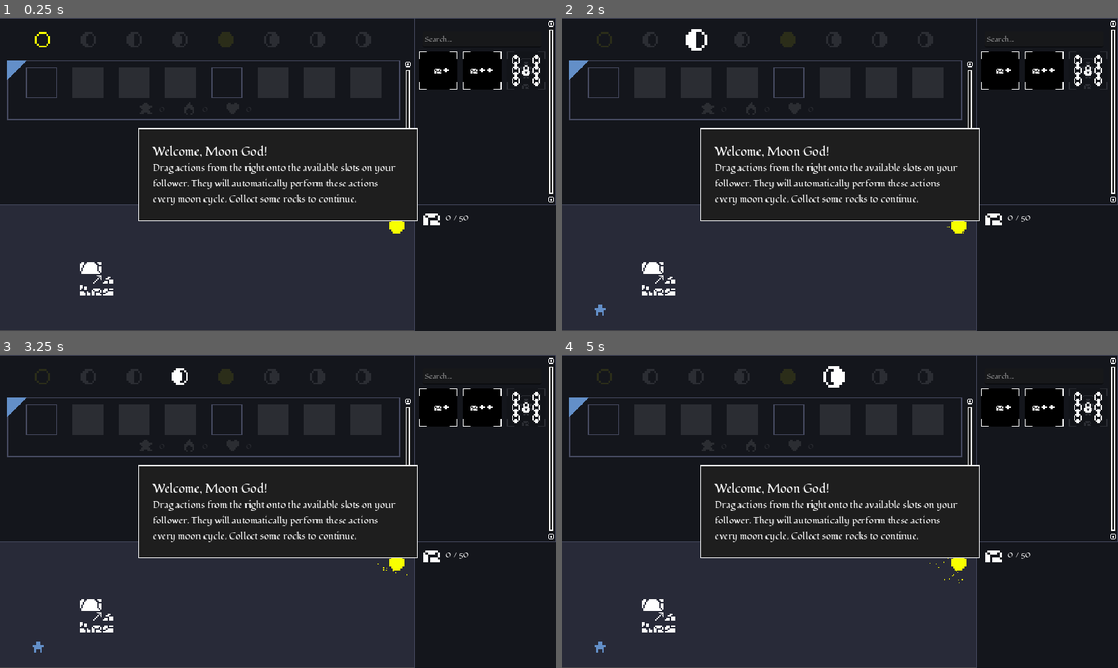
Above: before the commit, frames 1-4 (two rows, left to right).
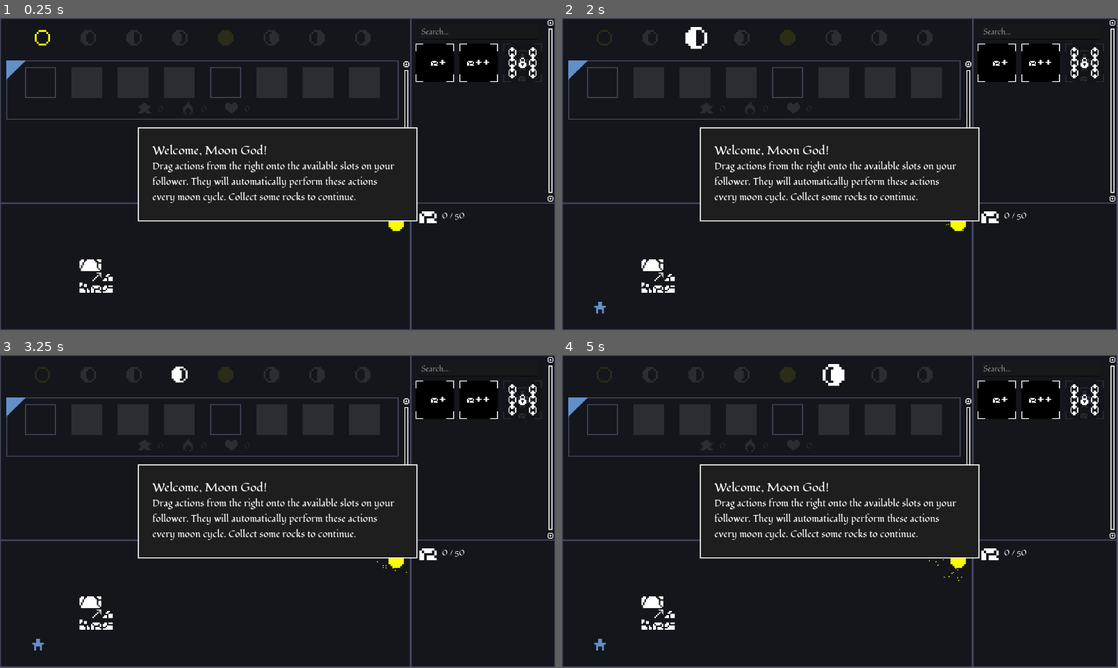
Above: after the commit, the same moments.

Repository: BoscoPubVoi/IdleSpel
Game: Godot game, scene res://main.tscn
Two runs of this game, one before a commit and one after it. Both use one fixed random seed, a clock stepped at 60 frames per second and the inputs below.
Inputs (mouse positions are in pixels of both pictures, inside the frame that each line leads up to):
- Up to frame 1 (0.25 s): no input
- Up to frame 2 (2 s): tap Enter at 0.5 s; move the mouse to (962, 158) at 0.52 s; click (962, 158) at 0.67 s; drag from (728, 190) to (812, 237) at 1.27 s
- Up to frame 3 (3.25 s): move the mouse to (333, 442) at 2.02 s; click (333, 442) at 2.17 s; tap Space at 2.75 s; drag from (250, 574) to (111, 464) at 2.77 s
- Up to frame 4 (5 s): move the mouse to (1006, 558) at 3.52 s; click (1006, 558) at 3.67 s; drag from (673, 464) to (756, 433) at 4.27 s
In our replay, the window is 800x450 before the commit and 799x449 after it. These sizes can differ from the game's own. Grey fills any space a smaller window leaves; there, only what the larger window draws over its background counts as a difference.

The runs differ from the first frame. In frame 1, 33% of the frame differs, in the area x 0-100%, y 0-100%; in frame 2, 33%; in frame 3, 33%; in frame 4, 33%.

Commit message:
Make the UI scale nicely

Diff:
--- a/main.gd
+++ b/main.gd
@@ -1,7 +1,7 @@
 extends Control
 
 @onready var MoonContainer = $AllActorsPanel/MoonCycleContainer
-@onready var Visualiser = $VisualiserPanel
+@onready var Visualiser = $Panel/HBoxContainer/VisualiserPanel
 
 @onready var secondaryActions = $ActionsPanel/ScrollContainer/Margin/WholeActionContainer/SecondaryActions
 @onready var tertiaryActions = $ActionsPanel/ScrollContainer/Margin/WholeActionContainer/TertiaryActions
--- a/main.tscn
+++ b/main.tscn
@@ -839,147 +839,164 @@
 anchor_bottom = 1.0
 grow_horizontal = 2
 grow_vertical = 2
+size_flags_horizontal = 3
+size_flags_vertical = 3
 theme = SubResource("Theme_ogi3r")
 script = ExtResource("1_crvfl")
 
-[node name="VisualiserPanel" parent="." instance=ExtResource("2_hip1u")]
-layout_mode = 0
-anchors_preset = 0
-anchor_top = 0.0
-anchor_bottom = 0.0
-offset_top = 388.0
-offset_bottom = 647.0
-grow_vertical = 1
-
-[node name="AllActorsPanel" type="Panel" parent="."]
-custom_minimum_size = Vector2(0, 256)
-layout_mode = 1
-anchors_preset = 10
-anchor_right = 1.0
-offset_left = -4.0
-offset_bottom = 388.0
-grow_horizontal = 2
-
-[node name="MoonCycleContainer" type="HBoxContainer" parent="AllActorsPanel" groups=["MoonContainer"]]
+[node name="Panel" type="Panel" parent="."]
 layout_mode = 1
 anchors_preset = -1
-anchor_left = 0.042
-anchor_top = 0.157
-anchor_right = 0.694
-anchor_bottom = 0.157
-offset_left = -0.384003
-offset_top = -31.916
-offset_right = 0.511963
-offset_bottom = 0.0839996
+anchor_top = 1.0
+anchor_right = 1.0
+anchor_bottom = 1.0
+offset_top = -264.0
+offset_right = -300.0
 grow_horizontal = 2
-grow_vertical = 0
-pivot_offset = Vector2(377, 42)
-theme_override_constants/separation = 63
-alignment = 1
-script = ExtResource("4_kw6eu")
-
-[node name="NewMoon" type="TextureRect" parent="AllActorsPanel/MoonCycleContainer"]
-layout_mode = 2
+grow_vertical = 2
 size_flags_horizontal = 4
-texture = ExtResource("7_epah6")
-
-[node name="WaningCrescent" parent="AllActorsPanel/MoonCycleContainer" instance=ExtResource("6_gfv6t")]
-layout_mode = 2
-
-[node name="ThirdQuarter" type="TextureRect" parent="AllActorsPanel/MoonCycleContainer"]
-layout_mode = 2
-texture = ExtResource("9_ql6pi")
-
-[node name="WaningGibbous" type="TextureRect" parent="AllActorsPanel/MoonCycleContainer"]
-layout_mode = 2
-texture = ExtResource("10_xq01v")
-
-[node name="FullMoon" type="TextureRect" parent="AllActorsPanel/MoonCycleContainer"]
-layout_mode = 2
-texture = ExtResource("3_gcbcu")
-expand_mode = 3
-stretch_mode = 2
-
-[node name="WaxingGibbous" type="TextureRect" parent="AllActorsPanel/MoonCycleContainer"]
-layout_mode = 2
-texture = ExtResource("4_p0qix")
-
-[node name="FirstQuarter" type="TextureRect" parent="AllActorsPanel/MoonCycleContainer"]
-layout_mode = 2
-texture = ExtResource("5_1oedm")
-
-[node name="WaxingCrescent" type="TextureRect" parent="AllActorsPanel/MoonCycleContainer"]
-layout_mode = 2
-texture = ExtResource("6_qfmv4")
-
-[node name="MarginContainer" type="MarginContainer" parent="AllActorsPanel"]
+
+[node name="HBoxContainer" type="HBoxContainer" parent="Panel"]
 layout_mode = 1
 anchors_preset = 15
 anchor_right = 1.0
 anchor_bottom = 1.0
-offset_left = -25.0
-offset_right = 25.0
+offset_left = -426.0
+offset_right = -426.0
+grow_horizontal = 2
+grow_vertical = 2
+alignment = 1
+
+[node name="VisualiserPanel" parent="Panel/HBoxContainer" instance=ExtResource("2_hip1u")]
+layout_mode = 2
+
+[node name="AllActorsPanel" type="Panel" parent="."]
+layout_mode = 1
+anchors_preset = -1
+anchor_right = 1.0
+anchor_bottom = 1.0
+offset_right = -299.0
+offset_bottom = -263.0
+grow_vertical = 2
+
+[node name="MoonCycleContainer" type="HBoxContainer" parent="AllActorsPanel" groups=["MoonContainer"]]
+layout_mode = 1
+anchors_preset = -1
+anchor_left = 0.5
+anchor_right = 0.5
+offset_top = 25.0
+offset_right = -13.0
+grow_horizontal = 2
+theme_override_constants/separation = 63
+alignment = 1
+script = ExtResource("4_kw6eu")
+
+[node name="NewMoon" type="TextureRect" parent="AllActorsPanel/MoonCycleContainer"]
+layout_mode = 2
+size_flags_horizontal = 4
+texture = ExtResource("7_epah6")
+
+[node name="WaningCrescent" parent="AllActorsPanel/MoonCycleContainer" instance=ExtResource("6_gfv6t")]
+layout_mode = 2
+
+[node name="ThirdQuarter" type="TextureRect" parent="AllActorsPanel/MoonCycleContainer"]
+layout_mode = 2
+texture = ExtResource("9_ql6pi")
+
+[node name="WaningGibbous" type="TextureRect" parent="AllActorsPanel/MoonCycleContainer"]
+layout_mode = 2
+texture = ExtResource("10_xq01v")
+
+[node name="FullMoon" type="TextureRect" parent="AllActorsPanel/MoonCycleContainer"]
+layout_mode = 2
+texture = ExtResource("3_gcbcu")
+expand_mode = 3
+stretch_mode = 2
+
+[node name="WaxingGibbous" type="TextureRect" parent="AllActorsPanel/MoonCycleContainer"]
+layout_mode = 2
+texture = ExtResource("4_p0qix")
+
+[node name="FirstQuarter" type="TextureRect" parent="AllActorsPanel/MoonCycleContainer"]
+layout_mode = 2
+texture = ExtResource("5_1oedm")
+
+[node name="WaxingCrescent" type="TextureRect" parent="AllActorsPanel/MoonCycleContainer"]
+layout_mode = 2
+texture = ExtResource("6_qfmv4")
+
+[node name="MarginContainer" type="MarginContainer" parent="AllActorsPanel"]
+layout_mode = 1
+anchors_preset = -1
+anchor_right = 1.0
+anchor_bottom = 1.0
+offset_left = 5.0
 grow_horizontal = 2
 grow_vertical = 2
 theme_override_constants/margin_left = 0
 theme_override_constants/margin_top = 88
-theme_override_constants/margin_right = 324
-theme_override_constants/margin_bottom = 8
+theme_override_constants/margin_right = 2
+theme_override_constants/margin_bottom = 2
 
 [node name="ScrollContainer" type="ScrollContainer" parent="AllActorsPanel/MarginContainer"]
 custom_minimum_size = Vector2(838, 0)
 layout_direction = 1
 layout_mode = 2
-size_flags_horizontal = 8
 vertical_scroll_mode = 2
 
-[node name="VBoxContainer" type="VBoxContainer" parent="AllActorsPanel/MarginContainer/ScrollContainer"]
+[node name="HBoxContainer" type="HBoxContainer" parent="AllActorsPanel/MarginContainer/ScrollContainer"]
+layout_mode = 2
+size_flags_horizontal = 3
+alignment = 1
+
+[node name="VBoxContainer" type="VBoxContainer" parent="AllActorsPanel/MarginContainer/ScrollContainer/HBoxContainer"]
 custom_minimum_size = Vector2(814, 0)
 layout_direction = 1
 layout_mode = 2
+size_flags_horizontal = 4
 theme_override_constants/separation = 16
-alignment = 2
-
-[node name="ActorPanel" parent="AllActorsPanel/MarginContainer/ScrollContainer/VBoxContainer" instance=ExtResource("2_jsf26")]
-layout_mode = 2
-
-[node name="TextureRect2" type="TextureRect" parent="AllActorsPanel/MarginContainer/ScrollContainer/VBoxContainer/ActorPanel"]
+alignment = 1
+
+[node name="ActorPanel" parent="AllActorsPanel/MarginContainer/ScrollContainer/HBoxContainer/VBoxContainer" instance=ExtResource("2_jsf26")]
+layout_mode = 2
+
+[node name="TextureRect2" type="TextureRect" parent="AllActorsPanel/MarginContainer/ScrollContainer/HBoxContainer/VBoxContainer/ActorPanel"]
 modulate = Color(0.388235, 0.560784, 0.784314, 1)
 layout_mode = 0
 offset_right = 40.0
 offset_bottom = 40.0
 texture = ExtResource("17_6t2sr")
 
-[node name="ActorPanel2" parent="AllActorsPanel/MarginContainer/ScrollContainer/VBoxContainer" instance=ExtResource("2_jsf26")]
+[node name="ActorPanel2" parent="AllActorsPanel/MarginContainer/ScrollContainer/HBoxContainer/VBoxContainer" instance=ExtResource("2_jsf26")]
 visible = false
 layout_mode = 2
 characterID = 1
 
-[node name="TextureRect" type="TextureRect" parent="AllActorsPanel/MarginContainer/ScrollContainer/VBoxContainer/ActorPanel2"]
+[node name="TextureRect" type="TextureRect" parent="AllActorsPanel/MarginContainer/ScrollContainer/HBoxContainer/VBoxContainer/ActorPanel2"]
 modulate = Color(0.784314, 0.388235, 0.611765, 1)
 layout_mode = 0
 offset_right = 40.0
 offset_bottom = 40.0
 texture = ExtResource("17_6t2sr")
 
-[node name="ActorPanel3" parent="AllActorsPanel/MarginContainer/ScrollContainer/VBoxContainer" instance=ExtResource("2_jsf26")]
+[node name="ActorPanel3" parent="AllActorsPanel/MarginContainer/ScrollContainer/HBoxContainer/VBoxContainer" instance=ExtResource("2_jsf26")]
 visible = false
 layout_mode = 2
 characterID = 2
 
-[node name="TextureRect" type="TextureRect" parent="AllActorsPanel/MarginContainer/ScrollContainer/VBoxContainer/ActorPanel3"]
+[node name="TextureRect" type="TextureRect" parent="AllActorsPanel/MarginContainer/ScrollContainer/HBoxContainer/VBoxContainer/ActorPanel3"]
 modulate = Color(0.611765, 0.388235, 0.784314, 1)
 layout_mode = 0
 offset_right = 40.0
 offset_bottom = 40.0
 texture = ExtResource("17_6t2sr")
 
-[node name="ActorPanel4" parent="AllActorsPanel/MarginContainer/ScrollContainer/VBoxContainer" instance=ExtResource("2_jsf26")]
+[node name="ActorPanel4" parent="AllActorsPanel/MarginContainer/ScrollContainer/HBoxContainer/VBoxContainer" instance=ExtResource("2_jsf26")]
 visible = false
 layout_mode = 2
 characterID = 3
 
-[node name="TextureRect" type="TextureRect" parent="AllActorsPanel/MarginContainer/ScrollContainer/VBoxContainer/ActorPanel4"]
+[node name="TextureRect" type="TextureRect" parent="AllActorsPanel/MarginContainer/ScrollContainer/HBoxContainer/VBoxContainer/ActorPanel4"]
 modulate = Color(0.388235, 0.784314, 0.490196, 1)
 layout_mode = 0
 offset_right = 40.0
@@ -987,39 +1004,41 @@
 texture = ExtResource("17_6t2sr")
 
 [node name="ActionsPanel" type="Panel" parent="." groups=["ActionsPanel"]]
+custom_minimum_size = Vector2(300, 0)
 layout_mode = 1
-anchors_preset = 1
+anchors_preset = -1
 anchor_left = 1.0
 anchor_right = 1.0
-offset_left = -294.0
-offset_bottom = 388.0
+anchor_bottom = 1.0
+offset_left = -300.0
+offset_bottom = -263.0
 grow_horizontal = 0
+grow_vertical = 2
 script = ExtResource("11_rxd04")
 
 [node name="MarginContainer" type="MarginContainer" parent="ActionsPanel"]
 layout_mode = 1
-anchors_preset = 15
+anchors_preset = -1
 anchor_right = 1.0
 anchor_bottom = 1.0
 grow_horizontal = 2
 grow_vertical = 2
-theme_override_constants/margin_top = 4
+theme_override_constants/margin_top = 2
 theme_override_constants/margin_right = 2
-theme_override_constants/margin_bottom = 4
+theme_override_constants/margin_bottom = 2
 
 [node name="ScrollContainer" type="ScrollContainer" parent="ActionsPanel/MarginContainer"]
 layout_mode = 2
+horizontal_scroll_mode = 3
 vertical_scroll_mode = 2
 
 [node name="Margin" type="MarginContainer" parent="ActionsPanel/MarginContainer/ScrollContainer"]
 layout_mode = 2
-size_flags_horizontal = 3
-size_flags_vertical = 3
 mouse_filter = 2
 theme_override_constants/margin_left = 18
-theme_override_constants/margin_top = 24
-theme_override_constants/margin_right = 20
-theme_override_constants/margin_bottom = 32
+theme_override_constants/margin_top = 11
+theme_override_constants/margin_right = 18
+theme_override_constants/margin_bottom = 0
 
 [node name="VBoxContainer" type="VBoxContainer" parent="ActionsPanel/MarginContainer/ScrollContainer/Margin"]
 layout_mode = 2
@@ -1573,16 +1592,15 @@
 
 [node name="ResourcesPanel" type="Panel" parent="."]
 texture_filter = 3
+custom_minimum_size = Vector2(300, 200)
 layout_mode = 1
-anchors_preset = 3
+anchors_preset = -1
 anchor_left = 1.0
 anchor_top = 1.0
 anchor_right = 1.0
 anchor_bottom = 1.0
-offset_left = -294.0
-offset_top = -262.0
-offset_right = 11.0
-offset_bottom = 14.0
+offset_left = -300.0
+offset_top = -265.0
 grow_horizontal = 0
 grow_vertical = 0
 
@@ -1771,6 +1789,10 @@
 anchor_top = 0.5
 anchor_right = 0.5
 anchor_bottom = 0.5
+offset_left = -290.0
+offset_top = -97.5
+offset_right = 290.0
+offset_bottom = 97.5
 grow_horizontal = 2
 grow_vertical = 2
 theme_override_styles/panel = SubResource("StyleBoxFlat_8ia36")
--- a/project.godot
+++ b/project.godot
@@ -20,10 +20,6 @@
 
 Game="*res://GameState/GameState.gd"
 
-[display]
-
-window/stretch/mode="canvas_items"
-
 [gui]
 
 timers/tooltip_delay_sec=0.1
--- a/visualiser_panel.tscn
+++ b/visualiser_panel.tscn
@@ -162,6 +162,7 @@
 step = 0.1
 texture_under = ExtResource("6_88r2q")
 texture_progress = ExtResource("7_0qnac")
+metadata/_edit_use_anchors_ = true
 
 [node name="water" type="Sprite2D" parent="."]
 visible = false
